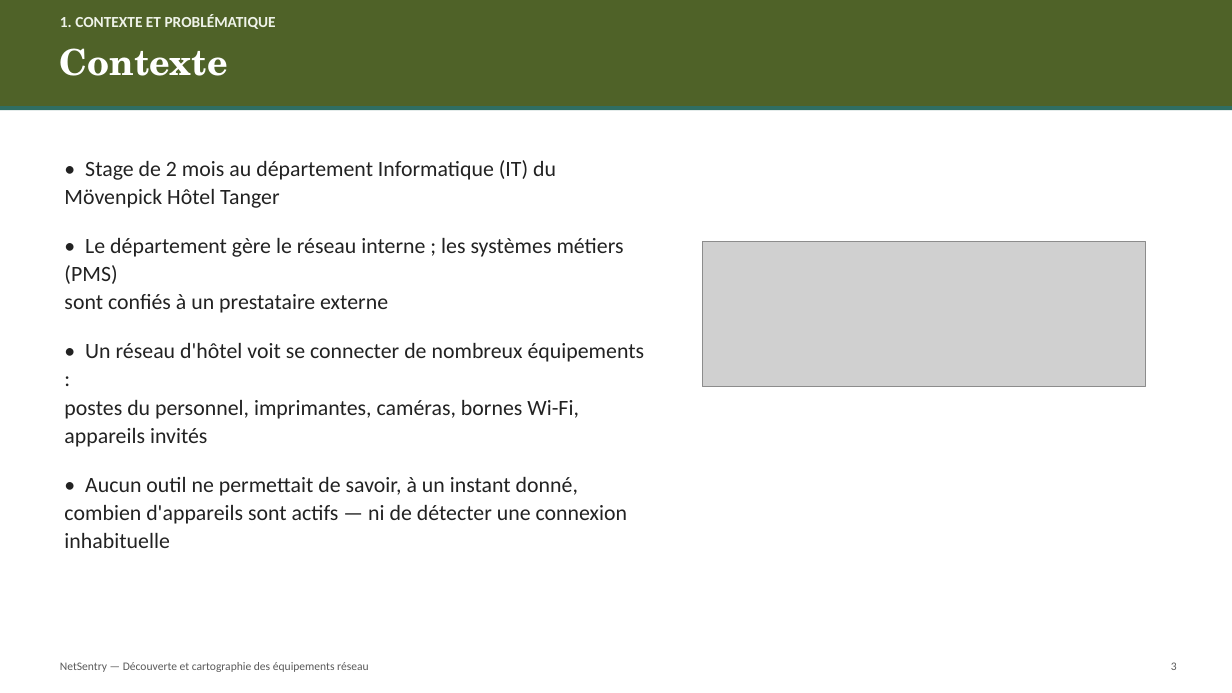
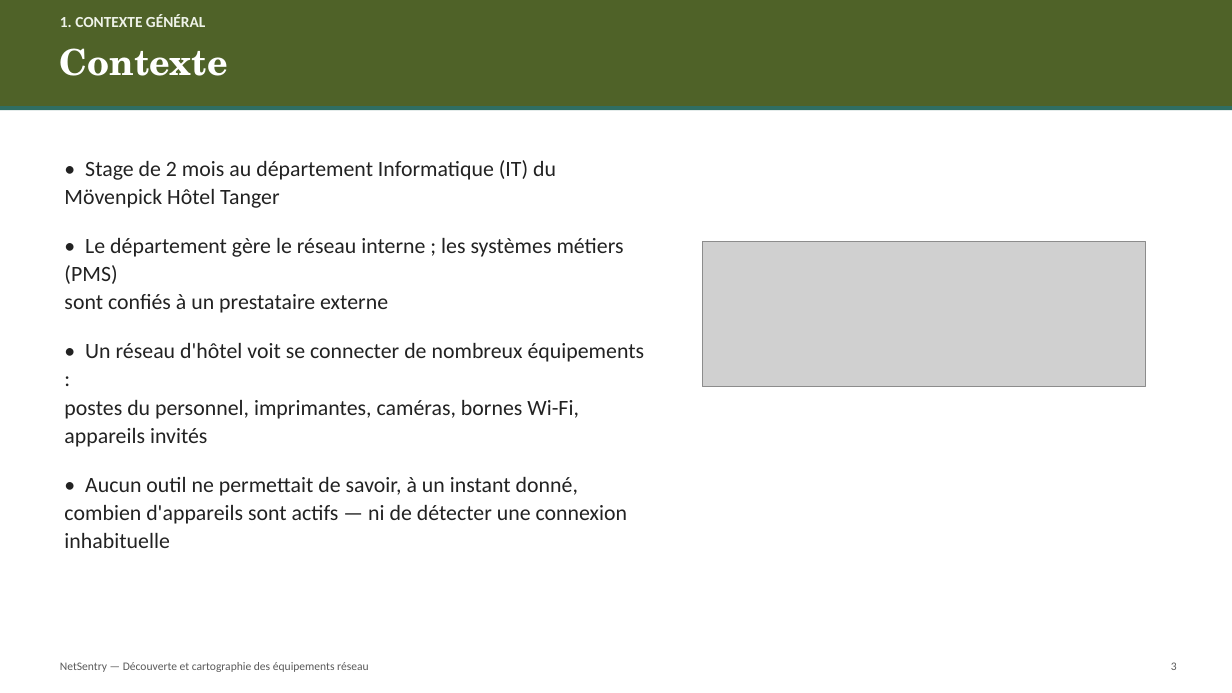
Before and after one commit to Ramiu88/NetSentry, a slide deck: slide 3 of rapport/NetSentry_Presentation.pptx. Drawn at 1232x693 pixels with LibreOffice and Linux fonts; fonts in the diff are those of the drawing; grey boxes stand for pictures. Boxes give left, top, right and bottom in pixels: in the first picture for what was removed or moved away, otherwise in the second. Text is boxed around its words. In the diff, an @@ line names an element or a change of style, - is before the commit and + after.

```diff
--- a/rapport/NetSentry_Presentation.pptx
+++ b/rapport/NetSentry_Presentation.pptx
@@ text at bbox=[60, 14, 205, 27]: text changed @@
-1. CONTEXTE ET PROBLÉMATIQUE
+1. CONTEXTE GÉNÉRAL
```
Also in this commit, not shown: 18 other slides changed, 1 slide added.
